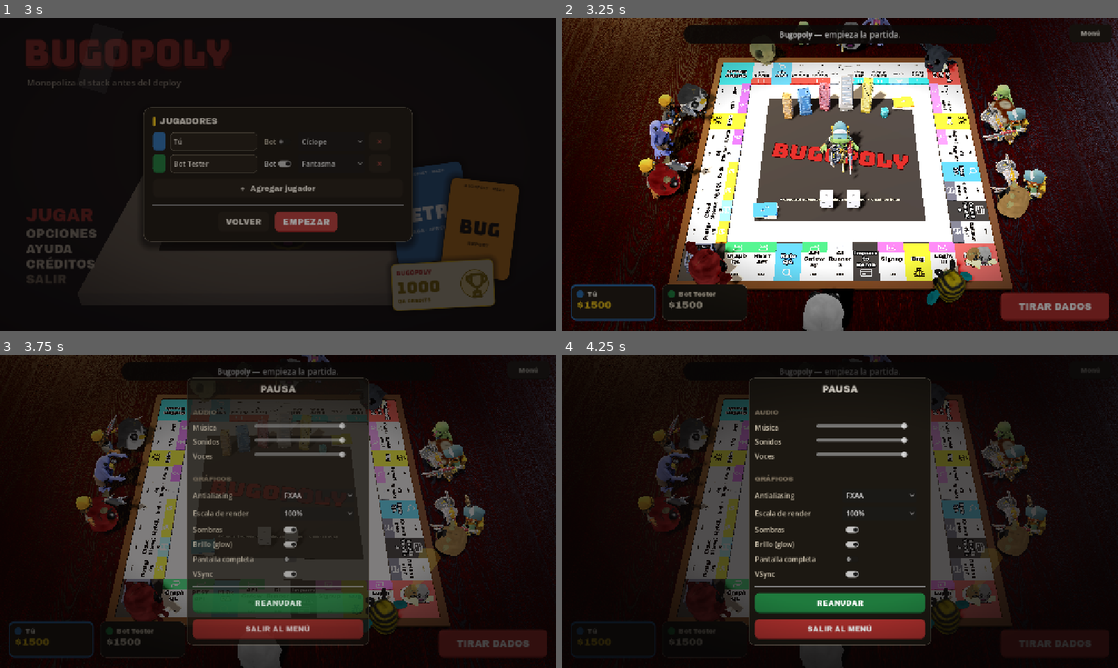
Above: before the commit, frames 1-4 (two rows, left to right).
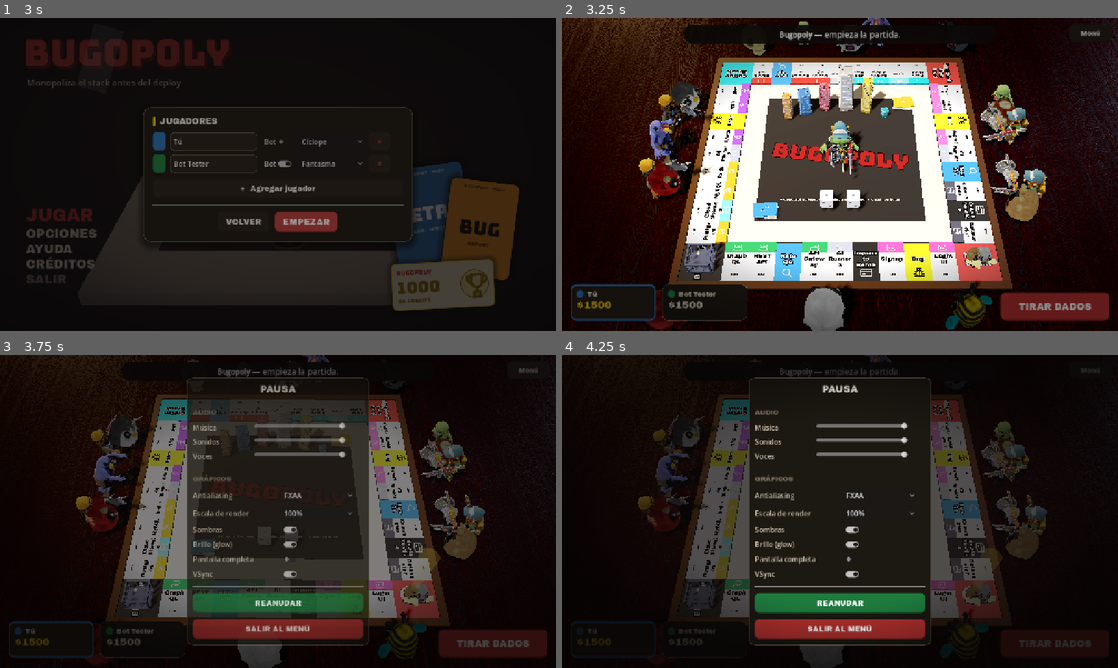
Above: after the commit, the same moments.

Repository: DiegoFernandoLojanTenesaca/BugOpoly
Game: Godot game, scene res://src/world/start_screen.tscn
Two runs of this game, one before a commit and one after it. Both use one fixed random seed, a clock stepped at 60 frames per second and the inputs below.
Inputs (mouse positions are in pixels of both pictures, inside the frame that each line leads up to):
- Up to frame 1 (3 s): move the mouse to (400, 158) at 0.52 s; click (400, 158) at 0.67 s; click "JUGAR" at 1.25 s; click "JUGAR" at 2 s; click "EMPEZAR" at 2.75 s
- Up to frame 2 (3.25 s): no input
- Up to frame 3 (3.75 s): click "Menú" at 3.5 s
- Up to frame 4 (4.25 s): no input

Frame 1 is identical in both runs. In frame 2, 7.0% of the frame differs, in the area x 15-87%, y 1-100%; in frame 3, 2.4%; in frame 4, 1.6%.

Commit message:
Billetes con color visible (papel medio + material unshaded), monstruos en anillo cuadrado (no se meten en las esquinas), menos brillo en el tablero

Diff:
--- a/src/presentation/board_view.gd
+++ b/src/presentation/board_view.gd
@@ -183,10 +183,13 @@
 	# Monstruos bailando alrededor del tablero (variedad: no solo zombies).
 	var crowd := ["cyclops", "bee", "ghost", "crab", "demon", "penguin", "skull", "panda", "bat", "mushroom"]
 	var cols := [Brand.RED, Brand.GOLD, Brand.GROUP[0], Brand.GROUP[1], Brand.GROUP[2], Brand.GROUP[3], Brand.GROUP[5], Brand.WHITE, Brand.GROUP[4], Brand.GOLD_HI]
-	var r := _outer + 2.6
+	var r := _outer + 2.2
 	for i in crowd.size():
 		var ang := float(i) / float(crowd.size()) * TAU + 0.39
-		var pos := Vector3(cos(ang) * r, 0, sin(ang) * r)
+		var cx := cos(ang)
+		var cz := sin(ang)
+		var mc := maxf(absf(cx), absf(cz))  # proyecta al borde de un CUADRADO (el tablero es cuadrado)
+		var pos := Vector3(cx / mc * r, 0, cz / mc * r)
 		var m := _load_piece_model(crowd[i], cols[i % cols.size()], false, "dance")
 		if m == null:
 			continue
@@ -601,7 +604,7 @@
 	fmat.albedo_texture = _bill_tex(value)
 	fmat.cull_mode = BaseMaterial3D.CULL_DISABLED
 	fmat.transparency = BaseMaterial3D.TRANSPARENCY_ALPHA
-	fmat.roughness = 0.85
+	fmat.shading_mode = BaseMaterial3D.SHADING_MODE_UNSHADED
 	face.material_override = fmat
 	n.add_child(face)
 	var val := Label3D.new()
@@ -663,11 +666,11 @@
 
 func _bill_style(value: int) -> Array:
 	match value:
-		10: return [Color.html("#eceae4"), Color.html("#4f4f4f")]
-		50: return [Color.html("#dce8f4"), Color.html("#1f5286")]
-		100: return [Color.html("#dcecdf"), Color.html("#1a5e30")]
-		500: return [Color.html("#f6e7cf"), Color.html("#a5620f")]
-		_: return [Color.html("#fbf1c9"), Color.html("#8a6f08")]
+		10: return [Color.html("#c4c4c4"), Color.html("#2f2f2f")]
+		50: return [Color.html("#a8cdee"), Color.html("#143f6b")]
+		100: return [Color.html("#a6d4b2"), Color.html("#155a2e")]
+		500: return [Color.html("#f0c98a"), Color.html("#8a4e0a")]
+		_: return [Color.html("#f2dd80"), Color.html("#7a6208")]
 
 # ---------- juice / pulido ----------
 
--- a/src/world/main.gd
+++ b/src/world/main.gd
@@ -56,7 +56,7 @@
 	env.background_mode = Environment.BG_SKY
 	env.sky = sky
 	env.ambient_light_source = Environment.AMBIENT_SOURCE_SKY
-	env.ambient_light_energy = 1.0
+	env.ambient_light_energy = 0.8
 	env.tonemap_mode = Environment.TONE_MAPPER_FILMIC
 	env.tonemap_white = 1.35
 	env.ssao_enabled = false  # SSAO no está soportado en el renderer Mobile
@@ -65,15 +65,15 @@
 	env.glow_bloom = 0.0
 	env.glow_hdr_threshold = 1.4
 	env.adjustment_enabled = true
-	env.adjustment_brightness = 1.08
-	env.adjustment_saturation = 1.12
-	env.adjustment_contrast = 1.05
+	env.adjustment_brightness = 1.0
+	env.adjustment_saturation = 1.1
+	env.adjustment_contrast = 1.08
 	we.environment = env
 	add_child(we)
 
 	var light := DirectionalLight3D.new()
 	light.rotation_degrees = Vector3(-52, -40, 0)
-	light.light_energy = 1.5
+	light.light_energy = 1.3
 	light.shadow_enabled = true
 	light.directional_shadow_mode = DirectionalLight3D.SHADOW_PARALLEL_2_SPLITS
 	light.light_angular_distance = 1.2
@@ -83,7 +83,7 @@
 	# Relleno frío suave (da volumen sin aplanar las sombras).
 	var fill := DirectionalLight3D.new()
 	fill.rotation_degrees = Vector3(-22, 135, 0)
-	fill.light_energy = 0.5
+	fill.light_energy = 0.4
 	fill.light_color = Color(0.72, 0.82, 1.0)
 	add_child(fill)
 
